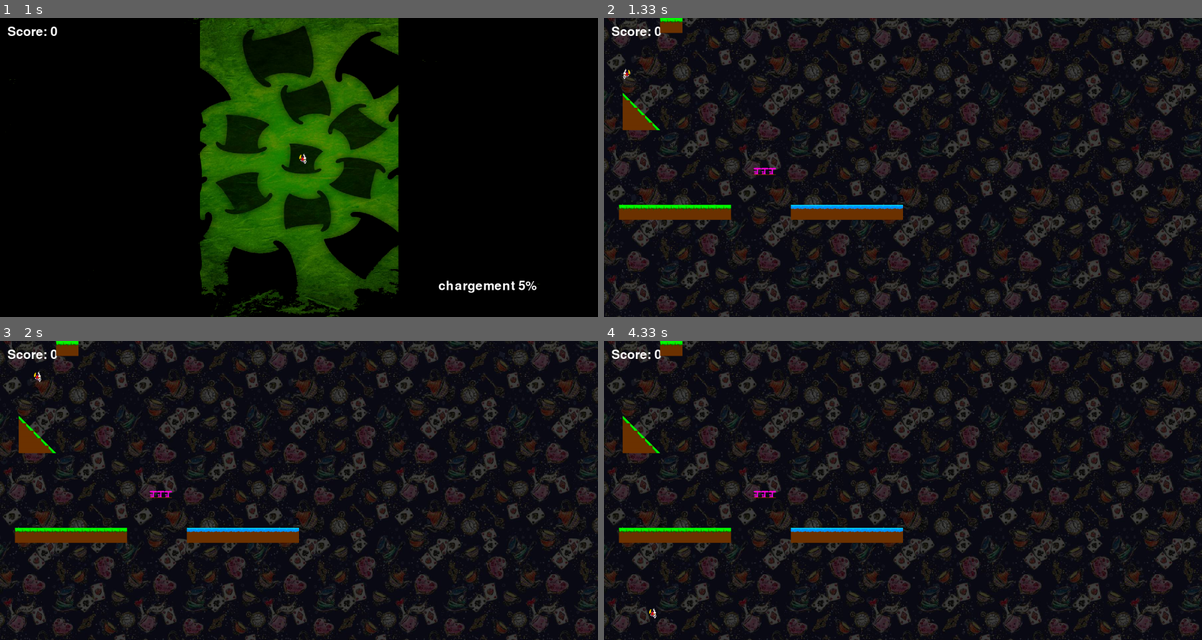
Above: before the commit, frames 1-4 (two rows, left to right).
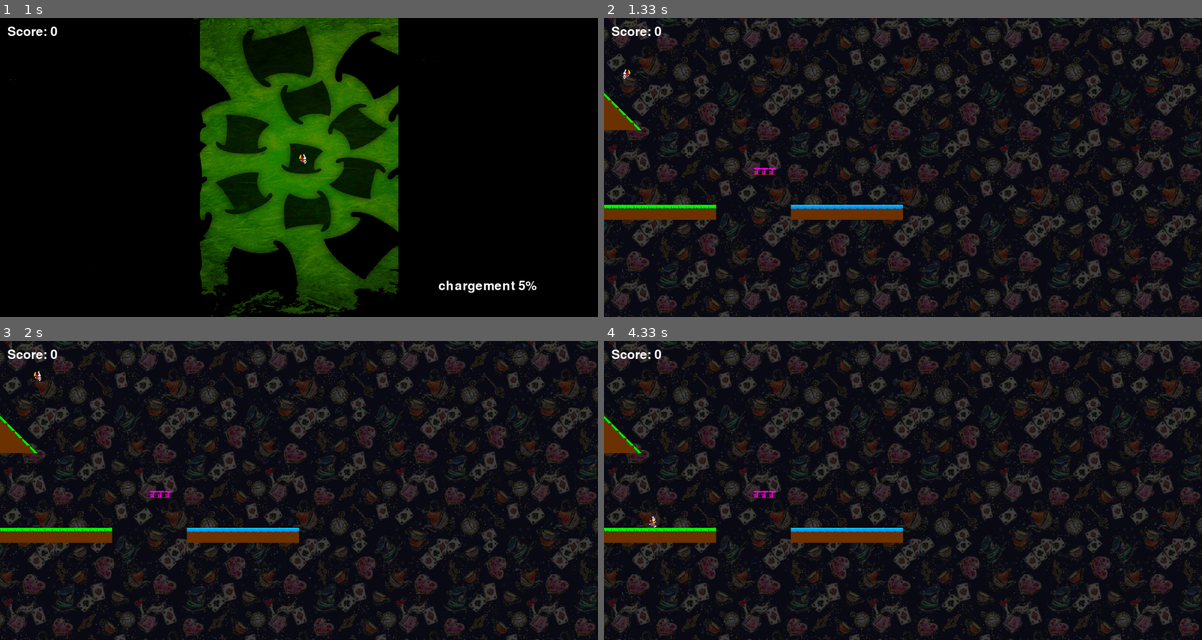
Above: after the commit, the same moments.

Repository: bouleaulama30/platformer_pygame
Game: pygame game, started from platformer_main.py
Same seed, same stepped clock (60 frames per second), same inputs: the game is played once before the commit and once after it.
Inputs (mouse positions are in pixels of both pictures, inside the frame that each line leads up to):
- Up to frame 1 (1 s): tap Enter at 0.33 s; click (406, 191) at 0.72 s
- Up to frame 2 (1.33 s): tap B at 1 s
- Up to frame 3 (2 s): hold Up 1.33-1.8 s; hold Right from 1.83 s (still down)
- Up to frame 4 (4.33 s): release Right at 2.3 s; hold Left 2.33-2.87 s; hold Left 2.9-3.3 s; hold Up 3.33-3.7 s; hold Right from 3.73 s (still down)

Frame 1 is identical in both runs. In frame 2, 1.1% of the frame differs, in the area x 0-22%, y 0-68%; in frame 3, 1.1%; in frame 4, 1.2%, in the area x 0-22%, y 0-93%.

Commit message:
ajout son pour clés et chute (mini jeu)

Diff:
--- a/mini_jeu.py
+++ b/mini_jeu.py
@@ -1,4 +1,5 @@
 from constante import*
+from sounds import *
 
 
 class Key:
@@ -26,6 +27,7 @@
             display.blit(self.image, (self.posx, self.posy))
         else:
             if self.touched == False:
+                play("keys_sound")
                 update.add_score(self.score_increment)
             self.touched=True
 
--- a/platformer_main.py
+++ b/platformer_main.py
@@ -25,10 +25,9 @@
 
 ### Creation des blocs
 t_blocks = []
-make_gros_triangle(50, 200, 5, "n", "SO", t_blocks)
-make_gros_bloc(40, 500, 2, 15, "n",t_blocks)
+make_gros_triangle(0, 200, 5, "n", "SO", t_blocks)
+make_gros_bloc(0, 500, 2, 15, "n",t_blocks)
 make_gros_bloc(500, 500, 2, 15, "s",t_blocks)
-make_gros_bloc(150, 0, 2, 3, "n", t_blocks)
 make_gros_bloc(400,400,1,3,"j", t_blocks)
 
 
@@ -84,6 +83,7 @@
 	if etape == "mini_jeu":
 		if state == "init" :
 			play_bg("bg_mini_jeu")
+			play("wind_for_falling")
 			player= Player(largeur_fenetre/2,(hauteur_fenetre/2)-50,perso)
 			display.blit(background_mini_game, (0,0))
 			player.dessine_deplacement_mini_jeu(display,pressed_keys,facteur_mvt_mini_jeu,dt,state)
@@ -98,6 +98,7 @@
 		if pressed_keys[K_b] or update_mini_game.get_loading()>=100:
 			etape="play"
 			state="init"
+			stop_sound("wind_for_falling")
 			arreteMusique()
 
 
--- a/sounds.py
+++ b/sounds.py
@@ -11,7 +11,8 @@
         "explore" :"sons/welcome_to_wonderland.mp3",
         "end" : "sons/welcome_to_wonderland.mp3",
         'rebond': "sons/rebond_troll.mp3",
-        "bg_mini_jeu": "sons/bg_mini_jeu.mp3"
+        "bg_mini_jeu": "sons/bg_mini_jeu.mp3",
+        "wind_for_falling": "sons/wind_for_falling.mp3"
 }
 
 """
@@ -24,7 +25,9 @@
         'jump': pygame.mixer.Sound("sons/jump.mp3"),
         'R_is_pressed': pygame.mixer.Sound("sons/R_is_pressed.mp3"),
         'running_grass': pygame.mixer.Sound("sons/running_grass.mp3"),
-        'ice_slid': pygame.mixer.Sound("sons/ice_slid.mp3")
+        'ice_slid': pygame.mixer.Sound("sons/ice_slid.mp3"),
+        'keys_sound':pygame.mixer.Sound("sons/keys_sound2.mp3"),
+        "wind_for_falling": pygame.mixer.Sound("sons/wind_for_falling.mp3")
 
 }
 
@@ -34,10 +37,17 @@
         if channel==-1:
                 if name =='rebond':
                         sounds[name].set_volume(0.2)
+
+                if name == "wind_for_falling":
+                        sounds[name].set_volume(0.2)
+
                 sounds[name].play()
 
         else:
                 pygame.mixer.Channel(channel).play(sounds[name])
+
+def stop_sound(name):
+        sounds[name].set_volume(0)
 
 
 #pour voir si le channel est encombrer
Not shown, added: sons/keys_sound1.mp3
Not shown, added: sons/keys_sound2.mp3
Not shown, added: sons/keys_sound3.mp3
Not shown, added: sons/keys_sound4.mp3
Not shown, added: sons/wind_for_falling.mp3
